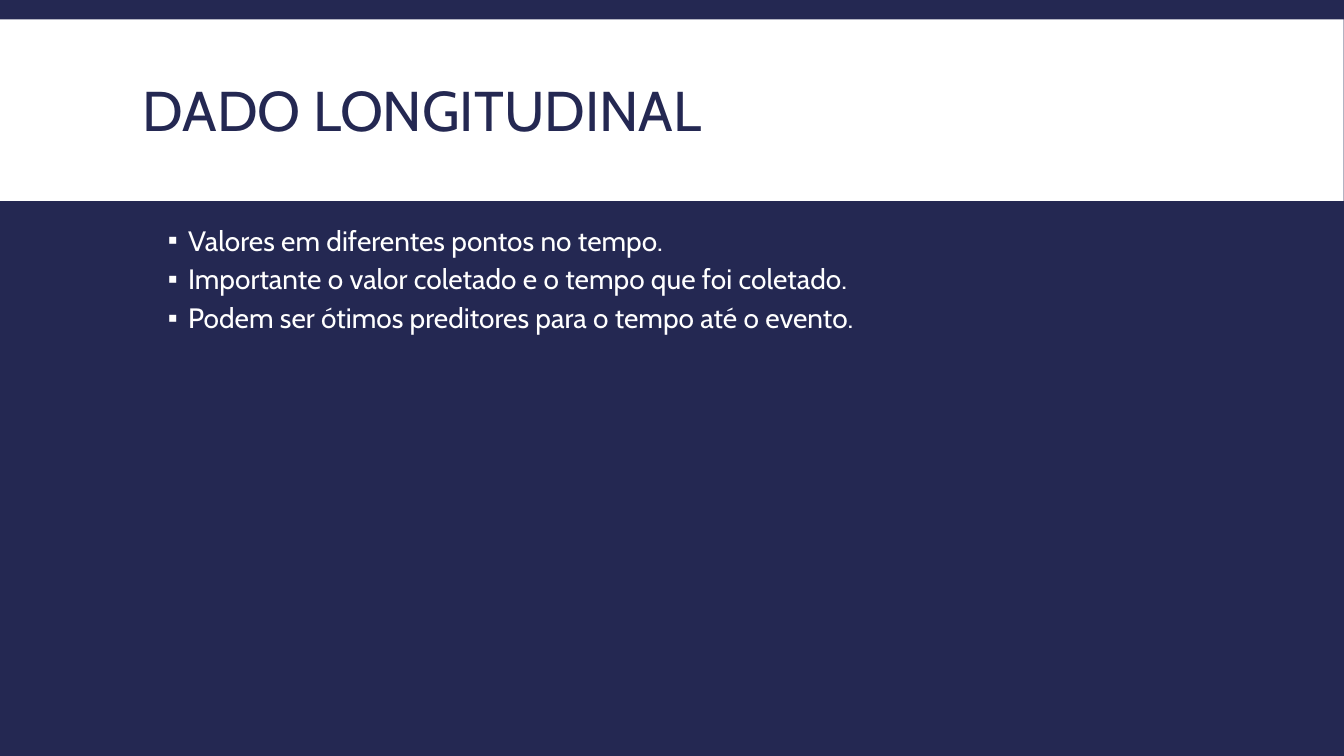
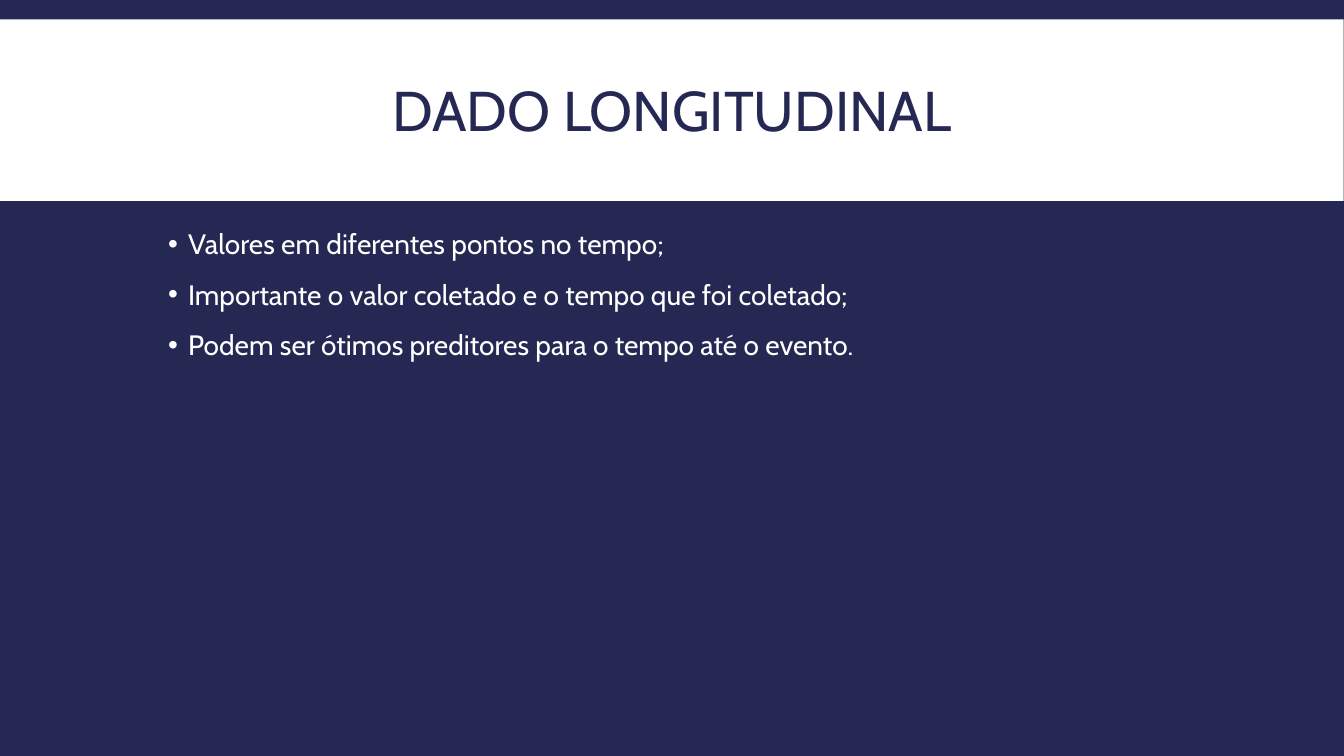
Before and after one commit to itff/Seminarios2, a slide deck: slide 5 of Apresentacao_Editado.pptx. Drawn at 1344x756 pixels with LibreOffice and Linux fonts; fonts in the diff are those of the drawing. Boxes give left, top, right and bottom in pixels: in the first picture for what was removed or moved away, otherwise in the second. Text is boxed around its words. In the diff, an @@ line names an element or a change of style, - is before the commit and + after.

```diff
--- a/Apresentacao_Editado.pptx
+++ b/Apresentacao_Editado.pptx
@@ title "DADO LONGITUDINAL" at (x1=392, y1=91, x2=951, y2=132): alignment left to centre @@
@@ text at (x1=188, y1=233, x2=848, y2=311): text changed @@
-  ▪ Valores em diferentes pontos no tempo.
-  ▪ Importante o valor coletado e o tempo que foi coletado.
+  • Valores em diferentes pontos no tempo;
+  • Importante o valor coletado e o tempo que foi coletado;
@@ text at (x1=188, y1=334, x2=853, y2=362): alignment left to justified; bullet ▪ to •; line spacing 0.9 to 1; more space between paragraphs @@
```
Also in this commit, not shown: 28 other slides changed, 1 slide removed.
